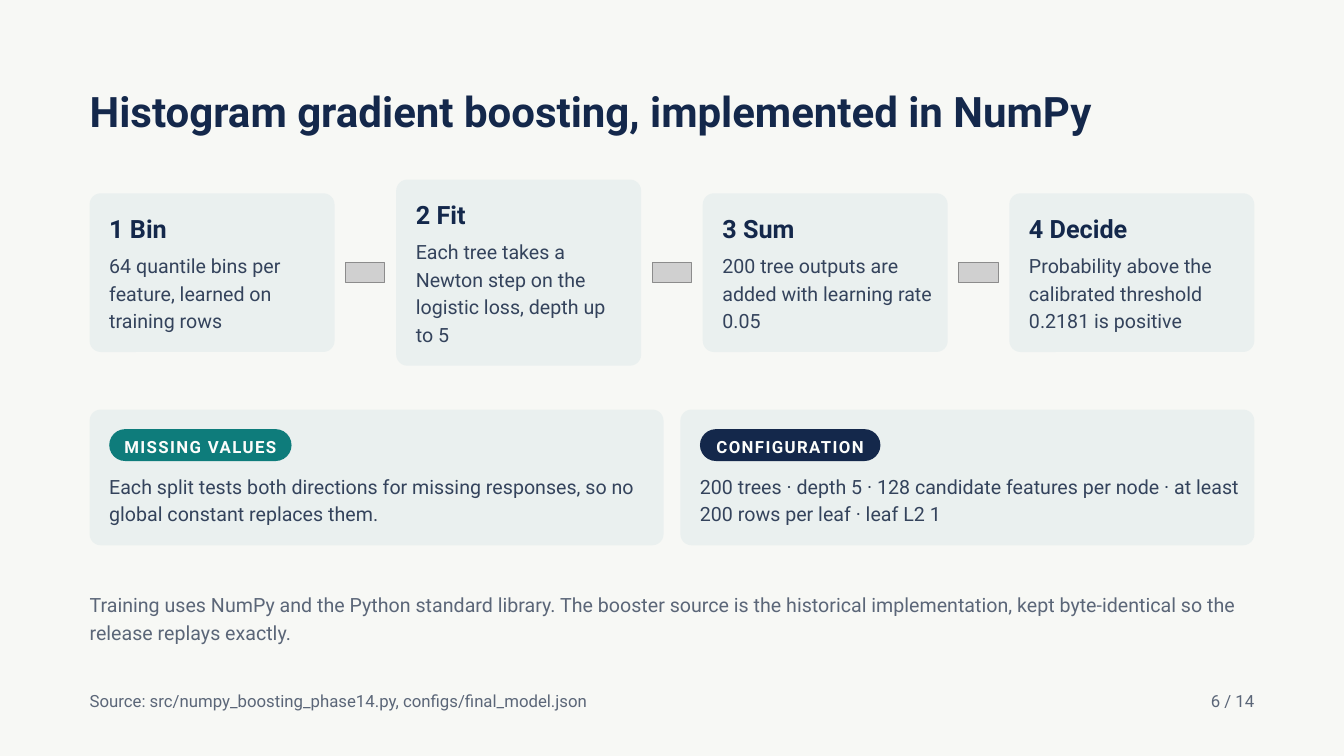
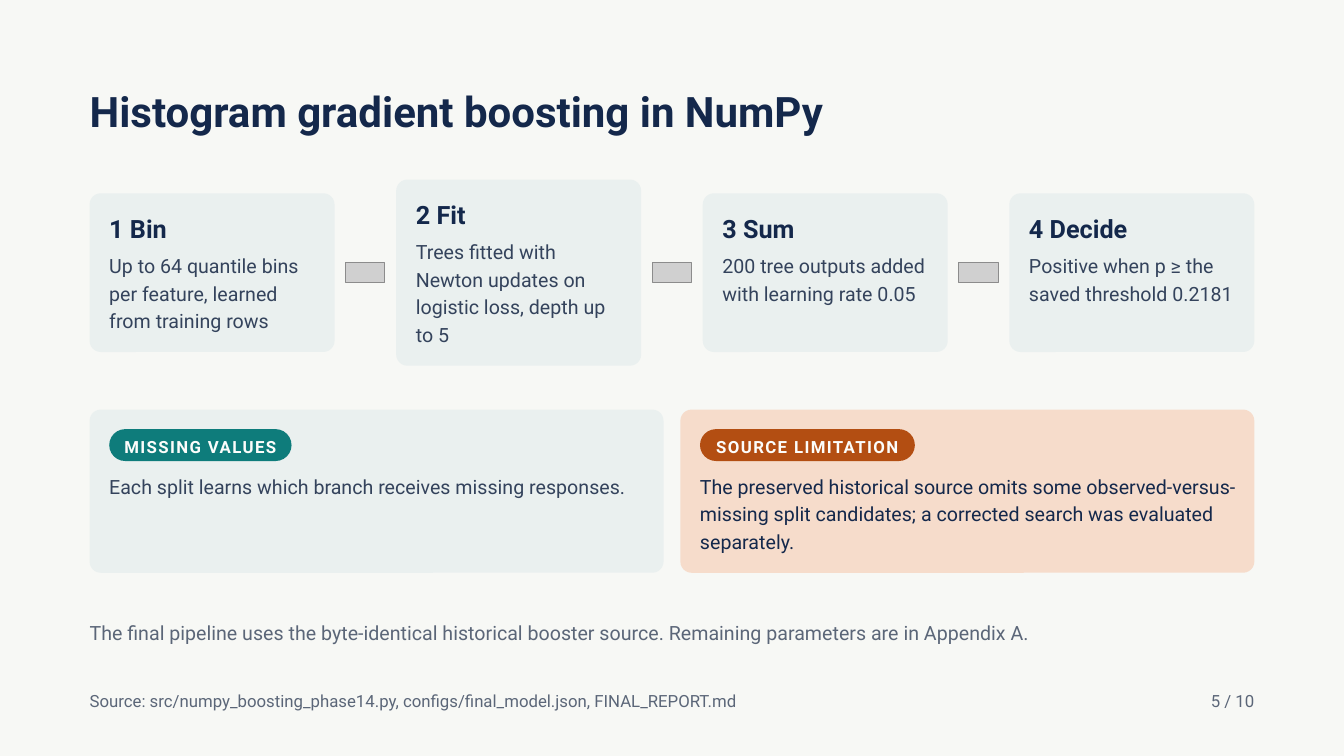
Before and after one commit to antonio-arbizzani-tonelli/cardiovascular-classification-numpy, a slide deck: slide 5 of presentation/RESULTS_PRESENTATION.pptx (slide 6 before the commit). Drawn at 1344x756 pixels with LibreOffice and Linux fonts; fonts in the diff are those of the drawing; grey boxes stand for pictures. Boxes give left, top, right and bottom in pixels: in the first picture for what was removed or moved away, otherwise in the second. Text is boxed around its words. In the diff, an @@ line names an element or a change of style, - is before the commit and + after.

Commit message:
Publish supplied results presentation and remove design draft

```diff
--- a/presentation/RESULTS_PRESENTATION.pptx
+++ b/presentation/RESULTS_PRESENTATION.pptx
@@ title at (90,95,823,136): text changed @@
-Histogram gradient boosting, implemented in NumPy
+Histogram gradient boosting in NumPy
@@ text at (109,258,299,332): text changed @@
-64 quantile bins per feature, learned on training rows
+Up to 64 quantile bins per feature, learned from training rows
@@ text at (416,244,606,342): text changed @@
-Each tree takes a Newton step on the logistic loss, depth up to 5
+Trees fitted with Newton updates on logistic loss, depth up to 5
@@ text at (722,258,925,305): text changed @@
-200 tree outputs are added with learning rate 0.05
+200 tree outputs added with learning rate 0.05
@@ text at (1029,258,1232,301): text changed @@
-Probability above the calibrated threshold 0.2181 is positive
+Positive when p ≥ the saved threshold 0.2181
@@ rounded rectangle: place and size @@
-rounded rectangle at (90,409,663,545)
+rounded rectangle at (90,409,663,573)
@@ rounded rectangle at (90,409,663,573): proportions changed @@
@@ rounded rectangle: place and size @@
-rounded rectangle at (681,409,1254,545)
+rounded rectangle at (681,409,1254,573)
@@ rounded rectangle at (681,409,1254,573): fill #EAF0EF to #F6DCCB; proportions changed @@
@@ freeform shape "SOURCE LIMITATION": place and size @@
-freeform shape "SOURCE LIMITATION" at (700,430,880,462)
+freeform shape "SOURCE LIMITATION" at (700,430,914,462)
@@ freeform shape "SOURCE LIMITATION" at (700,430,914,462): fill #14284B to #B34E12 @@
@@ text in freeform shape at (716,441,898,453): text changed @@
-CONFIGURATION
+SOURCE LIMITATION
@@ text at (109,479,625,498): text changed @@
-Each split tests both directions for missing responses, so no global constant replaces them.
+Each split learns which branch receives missing responses.
@@ text at (700,479,1235,553): text changed; text colour #34435C to #14284B @@
-200 trees · depth 5 · 128 candidate features per node · at least 200 rows per leaf · leaf L2 1
+The preserved historical source omits some observed-versus-missing split candidates; a corrected search was evaluated separately.
@@ text at (90,625,1029,644): text changed @@
-Training uses NumPy and the Python standard library. The booster source is the historical implementation, kept byte-identical so the release replays exactly.
+The final pipeline uses the byte-identical historical booster source. Remaining parameters are in Appendix A.
@@ text at (90,694,736,711): text changed @@
-Source: src/numpy_boosting_phase14.py, configs/final_model.json
+Source: src/numpy_boosting_phase14.py, configs/final_model.json, FINAL_REPORT.md
@@ text at (1211,695,1254,707): text changed @@
-6 / 14
+5 / 10
```
Also in this commit, not shown: 1 other slide changed, 12 slides added, 14 slides removed, 6 other files.
